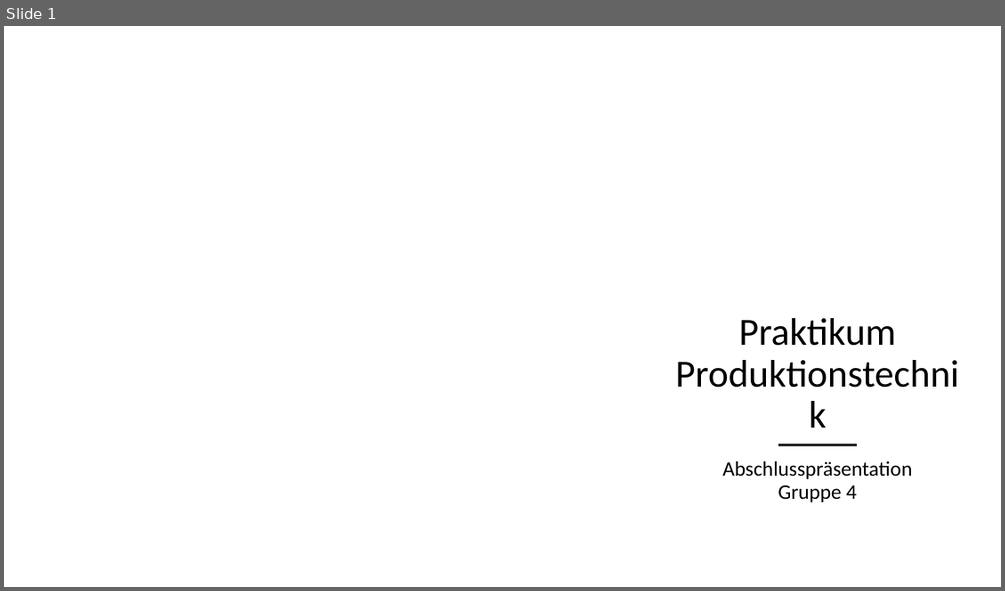
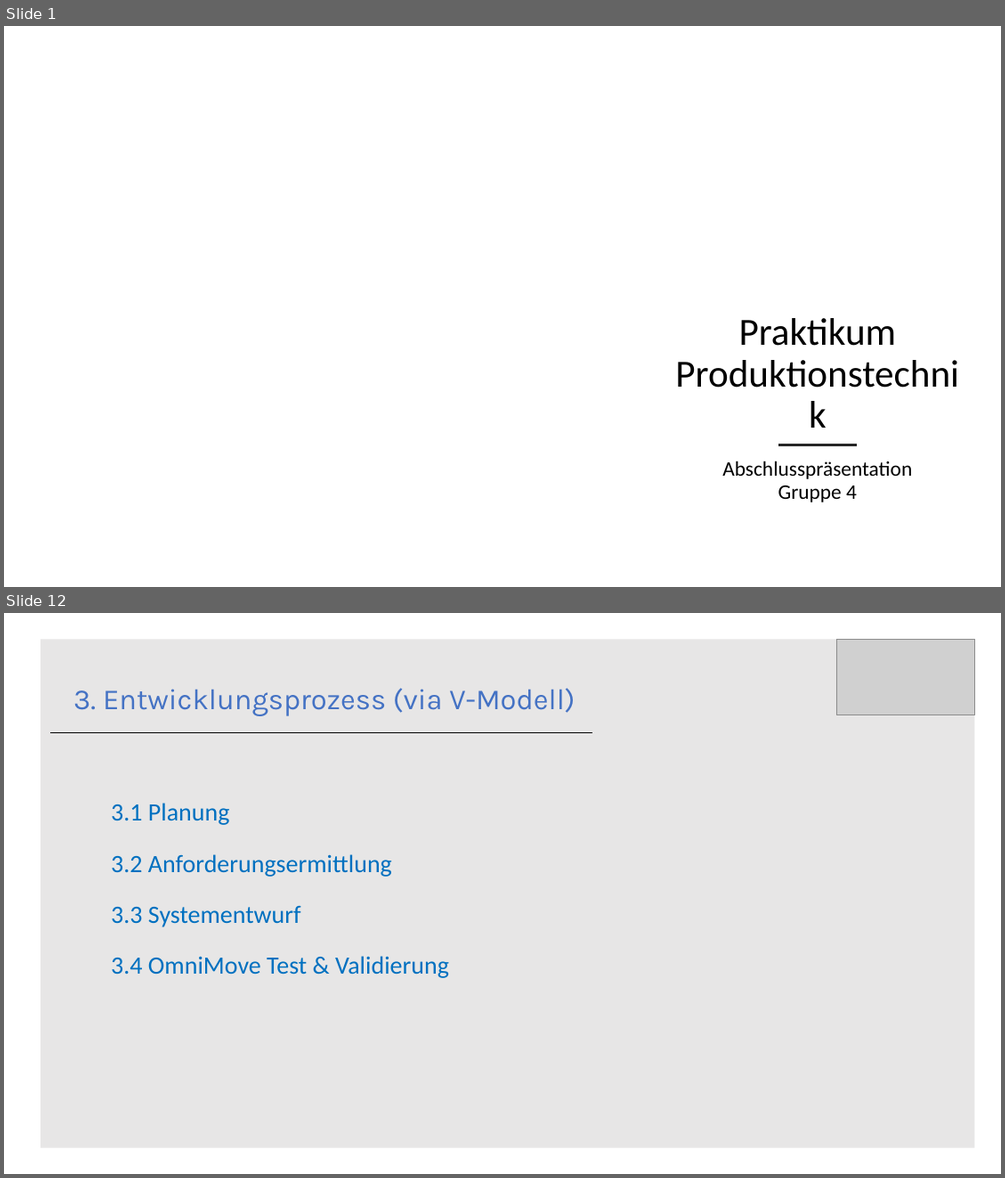
Before and after one commit to Khodii/OmniMoveCar, a slide deck: Praktikum ProdTech Präsentation.pptx. Shown one above the other, each under a label of ours: slide 1 before the commit, slides 1 and 12 after it; the slides between them are not shown. The pictures are 1005x591 and 1005x1178 pixels, drawn with LibreOffice and Linux fonts; fonts in the diff are those of the drawing; grey boxes stand for pictures; background and template pictures are left out. Boxes give left, top, right and bottom in pixels: in the first picture for what was removed or moved away, otherwise in the second. Text is boxed around its words. In the diff, an @@ line names an element or a change of style, - is before the commit and + after.

```diff
--- a/Praktikum ProdTech Präsentation.pptx
+++ b/Praktikum ProdTech Präsentation.pptx
@@ slide 12 added at (4, 613, 1001, 1174), background #FFFFFF @@
@@ rectangle added at (40, 639, 975, 1148), fill #E7E6E6 @@
@@ picture added at (836, 639, 975, 714) @@
@@ text added at (73, 688, 574, 978), 24 pt, text #0070C0 @@
+3. Entwicklungsprozess (via V-Modell)
+  3.1 Planung
+  3.2 Anforderungsermittlung
+  3.3 Systementwurf
+  3.4 OmniMove Test & Validierung
@@ line added from (50, 732) to (591, 732), #000000 0.5 pt @@
```
Also in this commit, not shown: 17 slides changed, 4 other slides added.
